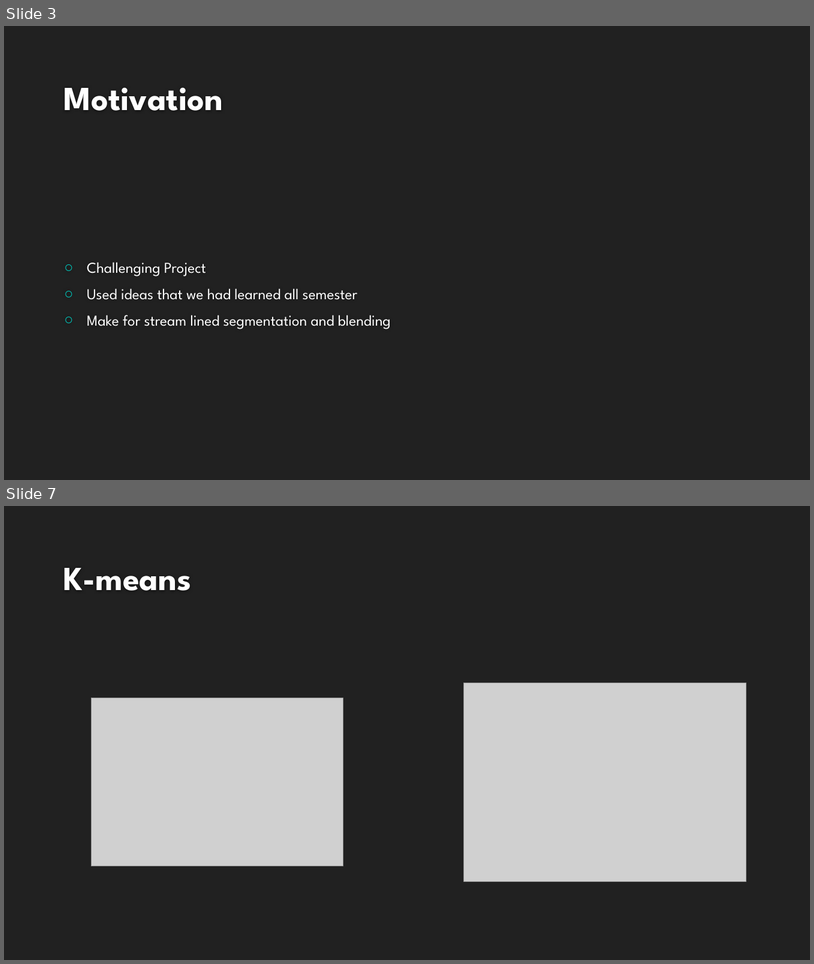
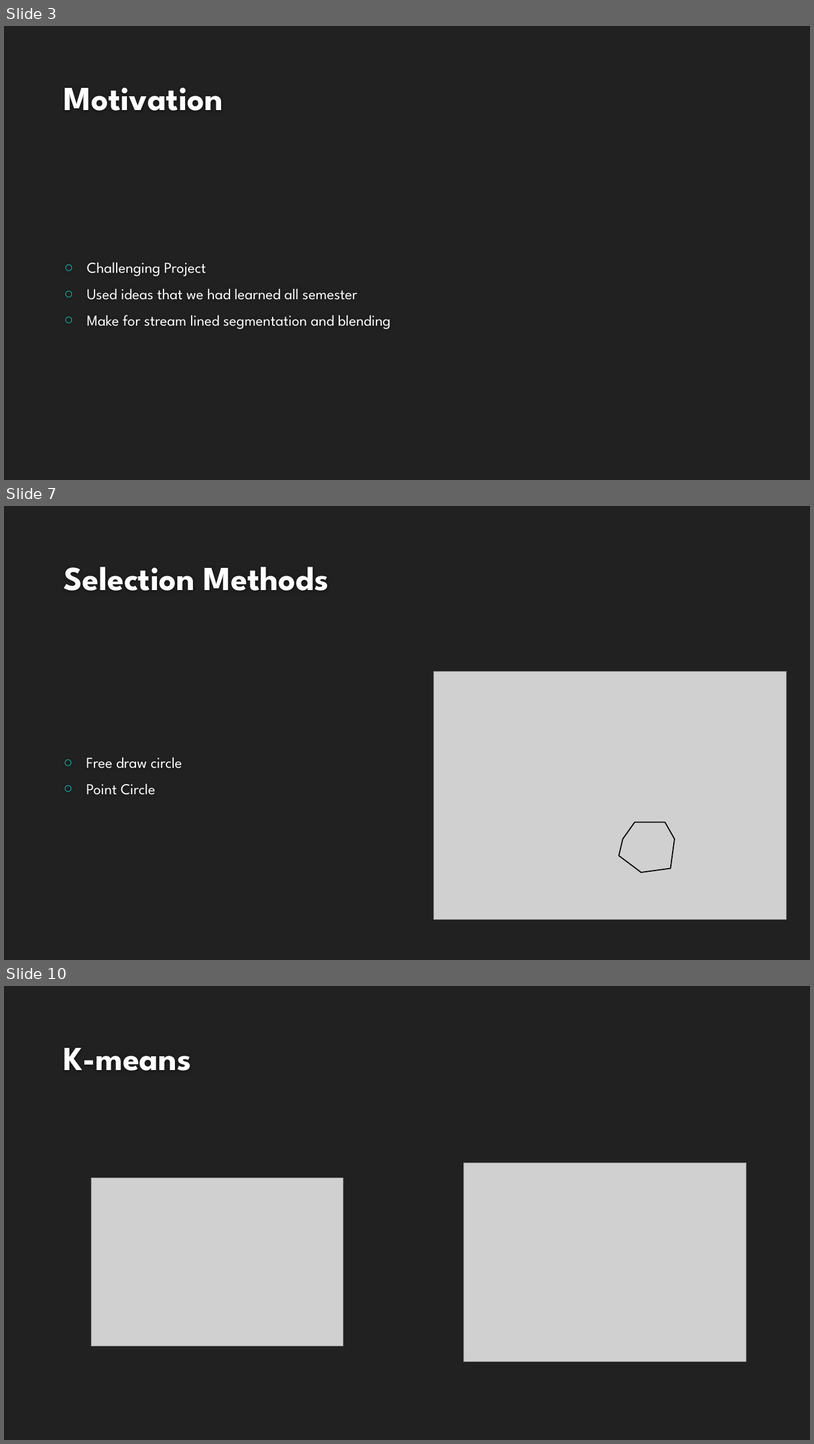
Before and after one commit to mnicol/CS534FinalProject, a slide deck: 534_pres.pptx. Shown one above the other, each under a label of ours: slides 3 and 7 before the commit, slides 3, 7 and 10 after it; the slides between them are not shown. The pictures are 814x964 and 814x1444 pixels, drawn with LibreOffice and Linux fonts; fonts in the diff are those of the drawing; grey boxes stand for pictures; background and template pictures are left out. Boxes give left, top, right and bottom in pixels: in the first picture for what was removed or moved away, otherwise in the second. Text is boxed around its words. In the diff, an @@ line names an element or a change of style, - is before the commit and + after.

Commit message:
Updating PPT Matt
Added a section about the gui and selection types

```diff
--- a/534_pres.pptx
+++ b/534_pres.pptx
@@ slide 7 added at (4, 506, 810, 960), background #212121 @@
@@ title added at (63, 567, 329, 591), 40 pt, text #FEFEFE, bold @@
+Selection Methods
@@ picture added at (434, 671, 788, 919) @@
@@ text added at (86, 757, 182, 795), 18 pt, text #FFFFFF @@
+○ Free draw circle
+○ Point Circle
@@ freeform shape added at (619, 822, 675, 872), outline #000000 1.25 pt @@
@@ what was slide 7 is now slide 10 @@
```
Also in this commit, not shown: 3 slides changed, 3 other slides added, 1 slide removed.
